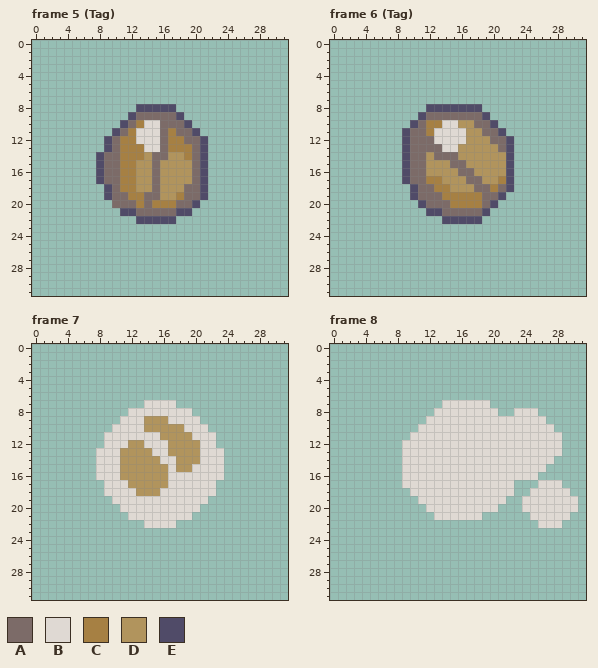
Two states of a pixel-art file, bullets/nut_bullet/nut_bullet.aseprite. Above is the file before it was changed.
32x32 pixels, 10 frames. Shown: frame 5 (Tag), frame 6 (Tag), frame 7, frame 8. The commit also changed other frames, which this record leaves out.
Palette (. is transparent): A #7c6b68  B #dfd9d3  C #a68043  D #b1945d  E #504b68
New version:
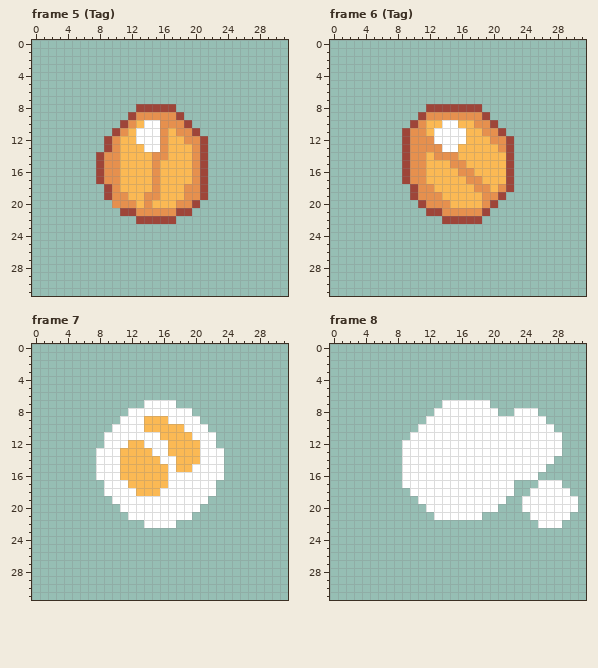
What changed:
@@ palette @@
-A #7c6b68
+A #e6904e
-B #dfd9d3
+B #ffffff
-D #b1945d
+D #fbb954
-E #504b68
+E #9e4539
--- frame 5 (Tag)
@@ x 9..21 @@
  9 ...EAAAAAE...
-10 ..EACBBAAAE..
-11 .EACBBBACAAE.
-12 EACCBBBACCAAE
-13 EACCCBBACCCAE
-14 AACCCDAADDCAE
-15 AACCDDADDDDAE
-16 AACCDDADDDDAE
-17 AACCDDADDDDAE
-18 EACCDDADDDAAE
-19 EAACCAADDCAAE
-20 .AAACACCCAAE.
+10 ..EADBBAAAE..
+11 .EADBBBADAAE.
+12 EADDBBBADDAAE
+13 EADDDBBADDDAE
+14 AADDDDAADDDAE
+15 AADDDDADDDDAE
+16 AADDDDADDDDAE
+17 AADDDDADDDDAE
+18 EADDDDADDDAAE
+19 EAADDAADDDAAE
+20 .AAADADDDAAE.
 21 ..EEAAAAAEE..
--- frame 6 (Tag)
@@ x 10..15 @@
  9 .EAAAA
-10 EACCBB
-11 AACBBB
+10 EADDBB
+11 AADBBB
 12 AAABBB
@@ x 10..23 @@
 16 AADDDDAADDDDE.
-17 AACCDDDAADDCE.
-18 EAACCDDDAACAE.
-19 EAAACCCCCAAE..
-20 .EAAACCCCAE...
+17 AADDDDDAADDDE.
+18 EAADDDDDAADAE.
+19 EAAADDDDDAAE..
+20 .EAAADDDDAE...
 21 ..EEAAAAAE....
